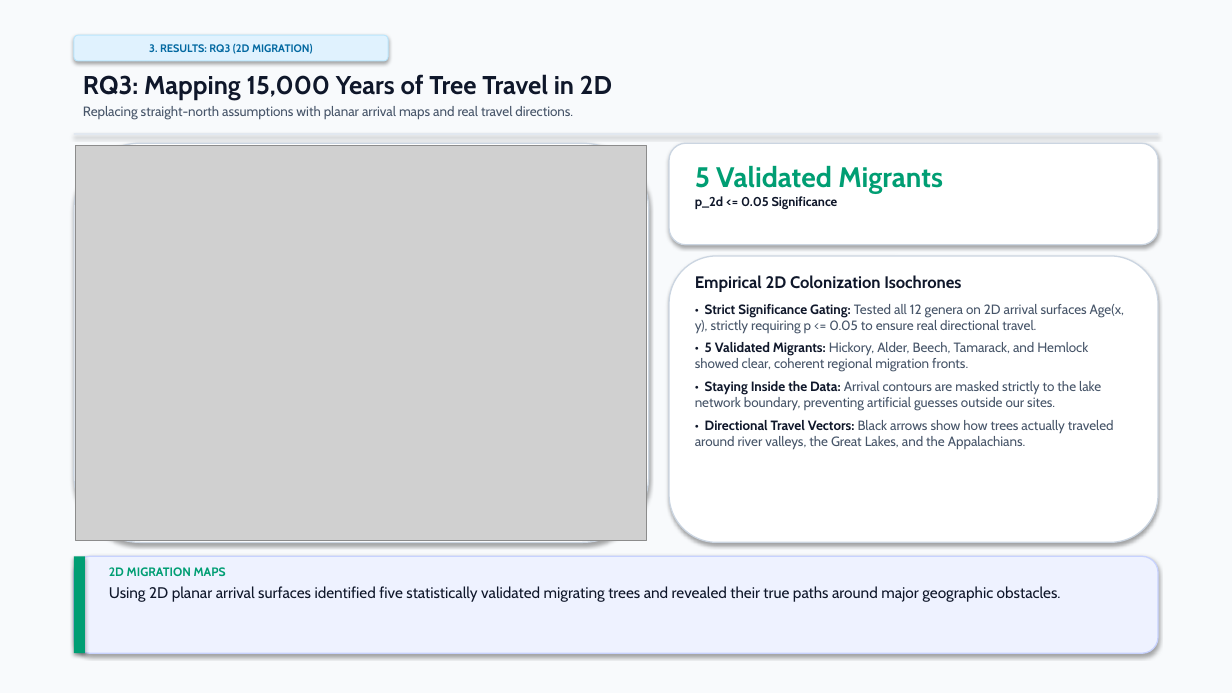
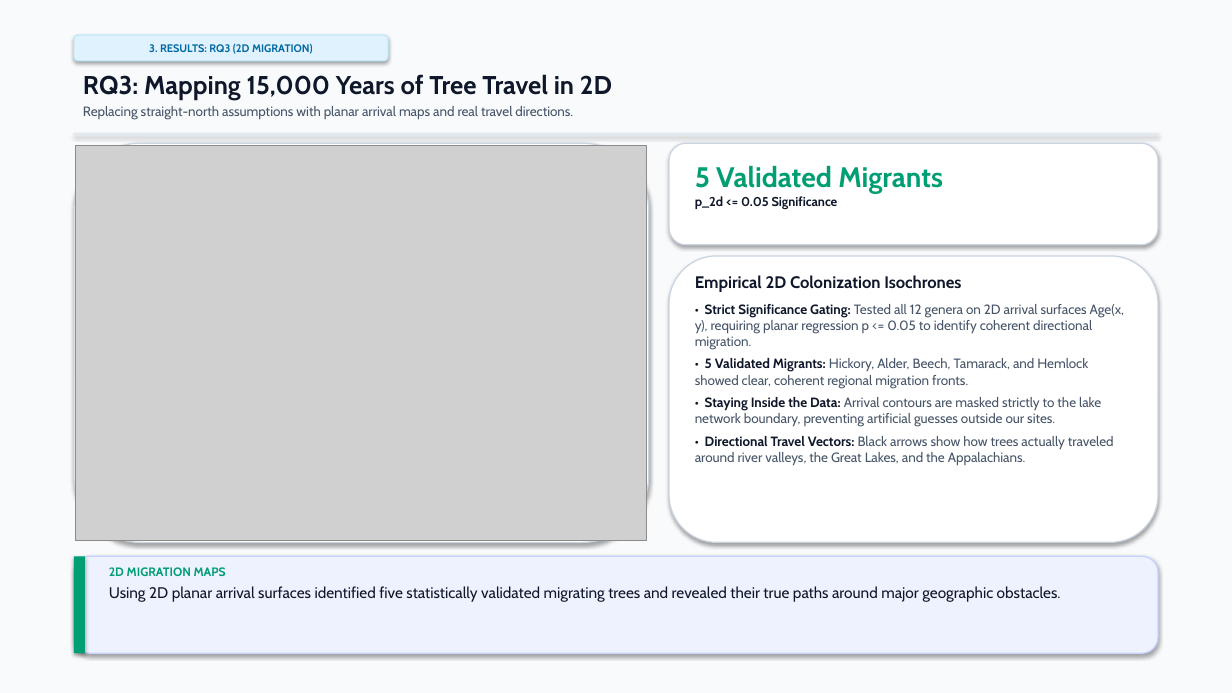
Before and after one commit to vivek-r-2000/EST-Project, a slide deck: slide 13 of TBD2_Final_Project_Presentation_unslopped.pptx. Drawn at 1232x693 pixels with LibreOffice and Linux fonts; fonts in the diff are those of the drawing; grey boxes stand for pictures. Boxes give left, top, right and bottom in pixels: in the first picture for what was removed or moved away, otherwise in the second. Text is boxed around its words. In the diff, an @@ line names an element or a change of style, - is before the commit and + after.

```diff
--- a/TBD2_Final_Project_Presentation_unslopped.pptx
+++ b/TBD2_Final_Project_Presentation_unslopped.pptx
@@ text at [695, 304, 1124, 349]: text changed @@
-• Strict Significance Gating: Tested all 12 genera on 2D arrival surfaces Age(x, y), strictly requiring p <= 0.05 to ensure real directional travel.
+• Strict Significance Gating: Tested all 12 genera on 2D arrival surfaces Age(x, y), requiring planar regression p <= 0.05 to identify coherent directional migration.
```
Also in this commit, not shown: 18 other slides changed, 1 other file.
